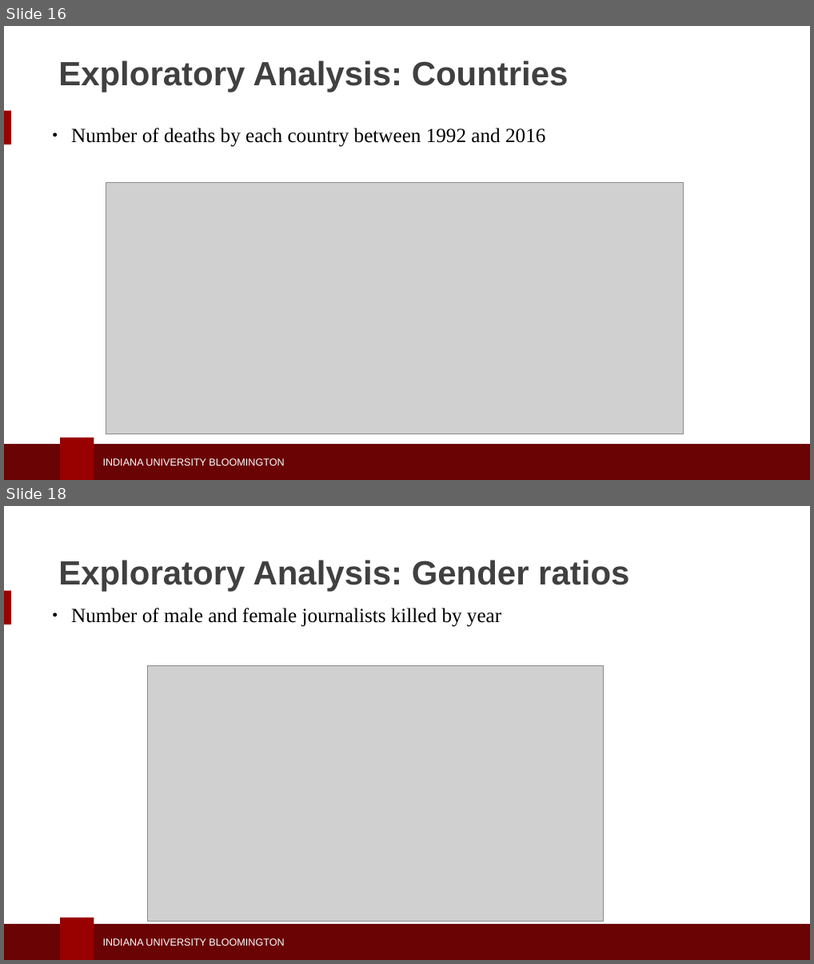
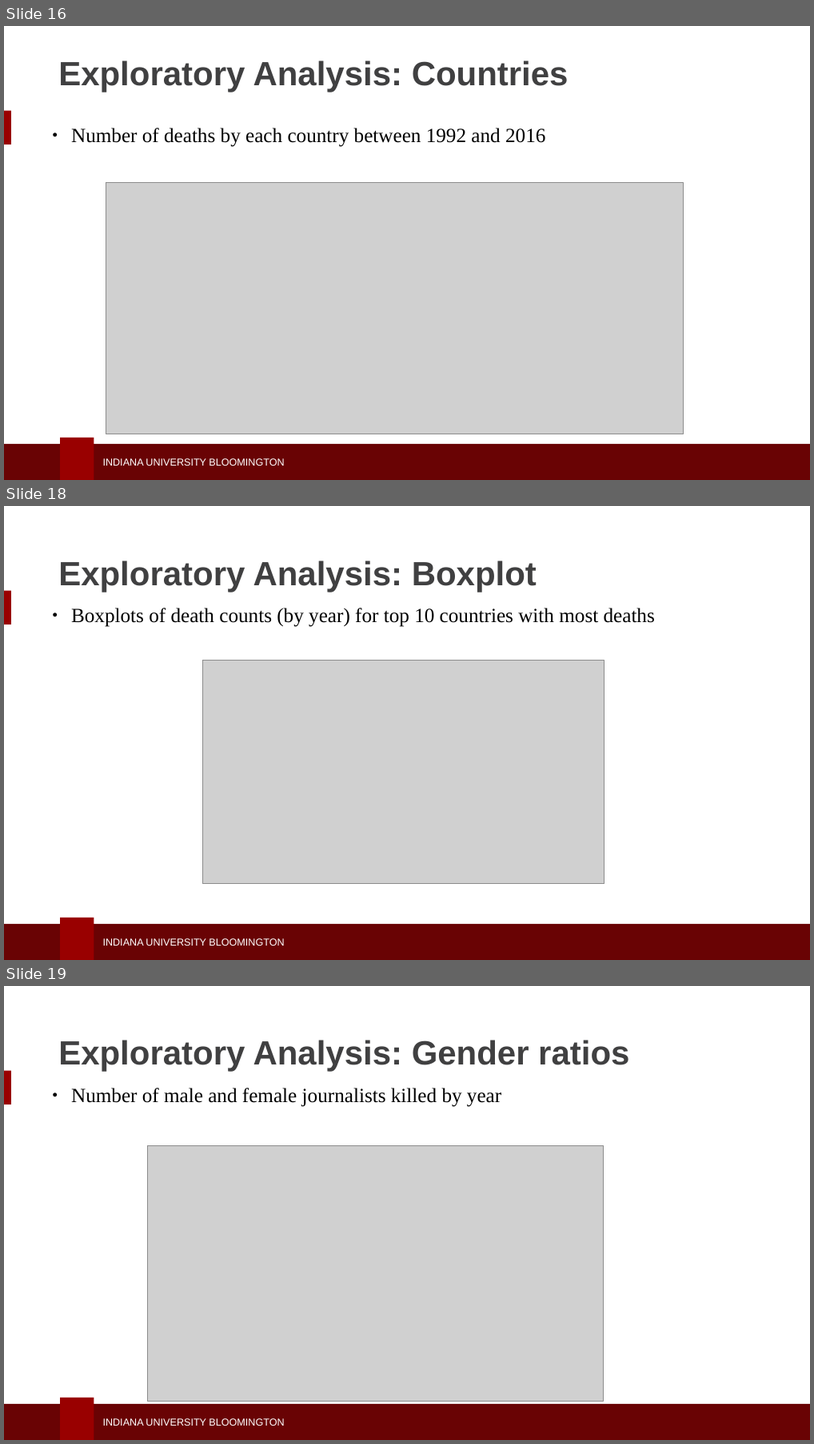
Before and after one commit to seashiva94/data_viz_project, a slide deck: dviz_ppt.pptx. Shown one above the other, each under a label of ours: slides 16 and 18 before the commit, slides 16, 18 and 19 after it; the slides between them are not shown. The pictures are 814x964 and 814x1444 pixels, drawn with LibreOffice and Linux fonts; fonts in the diff are those of the drawing; grey boxes stand for pictures; background and template pictures are left out. Boxes give left, top, right and bottom in pixels: in the first picture for what was removed or moved away, otherwise in the second. Text is boxed around its words. In the diff, an @@ line names an element or a change of style, - is before the commit and + after.

Commit message:
add boxplot to ppt

```diff
--- a/dviz_ppt.pptx
+++ b/dviz_ppt.pptx
@@ slide 18 added at [4, 506, 810, 960], background #FFFFFF; not listed: 4 template elements that a slide beside it also shows @@
@@ text added at [58, 560, 537, 592], 30 pt, text #404041, bold @@
+Exploratory Analysis: Boxplot
@@ text added at [71, 608, 655, 627], 18 pt, text #000000 @@
+● Boxplots of death counts (by year) for top 10 countries with most deaths
@@ picture added at [203, 660, 605, 884] @@
@@ what was slide 18 is now slide 19 @@
```
Also in this commit, not shown: 1 slide changed, 2 other files.
